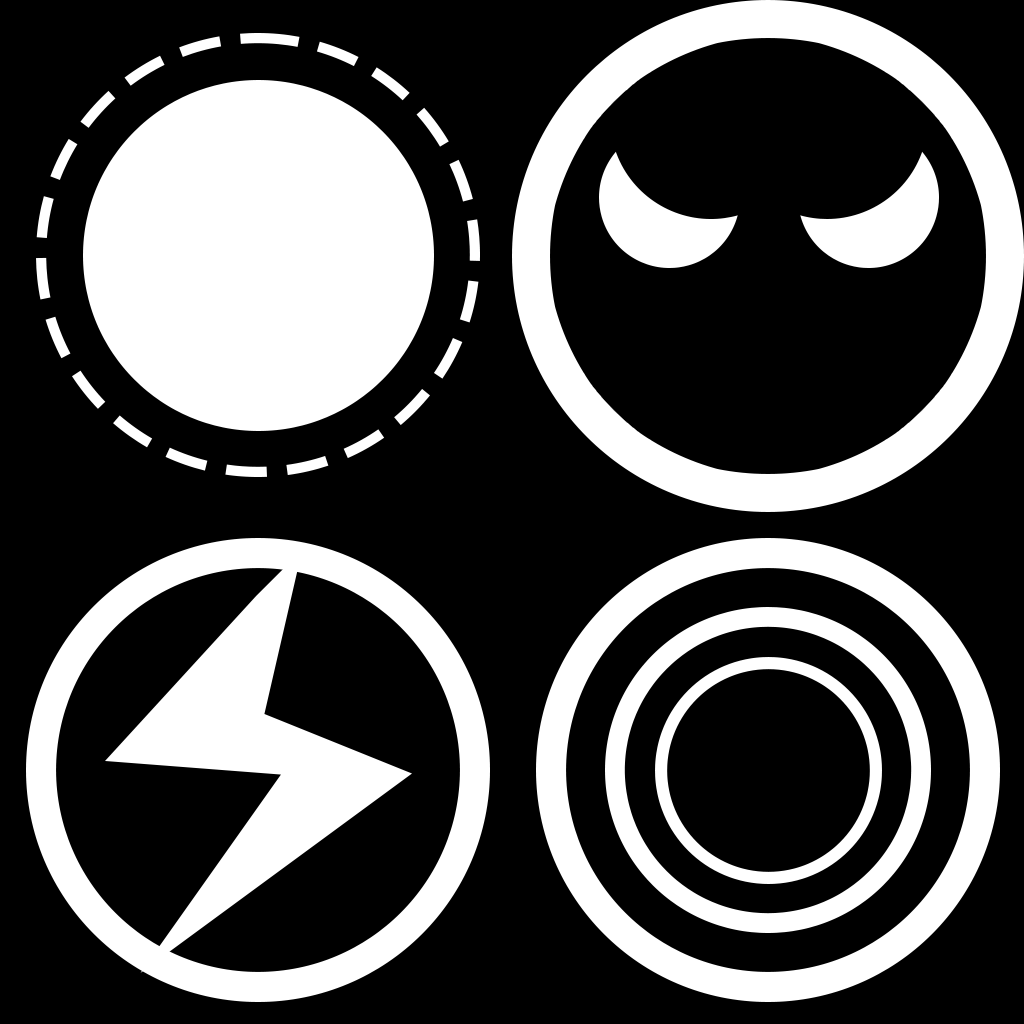
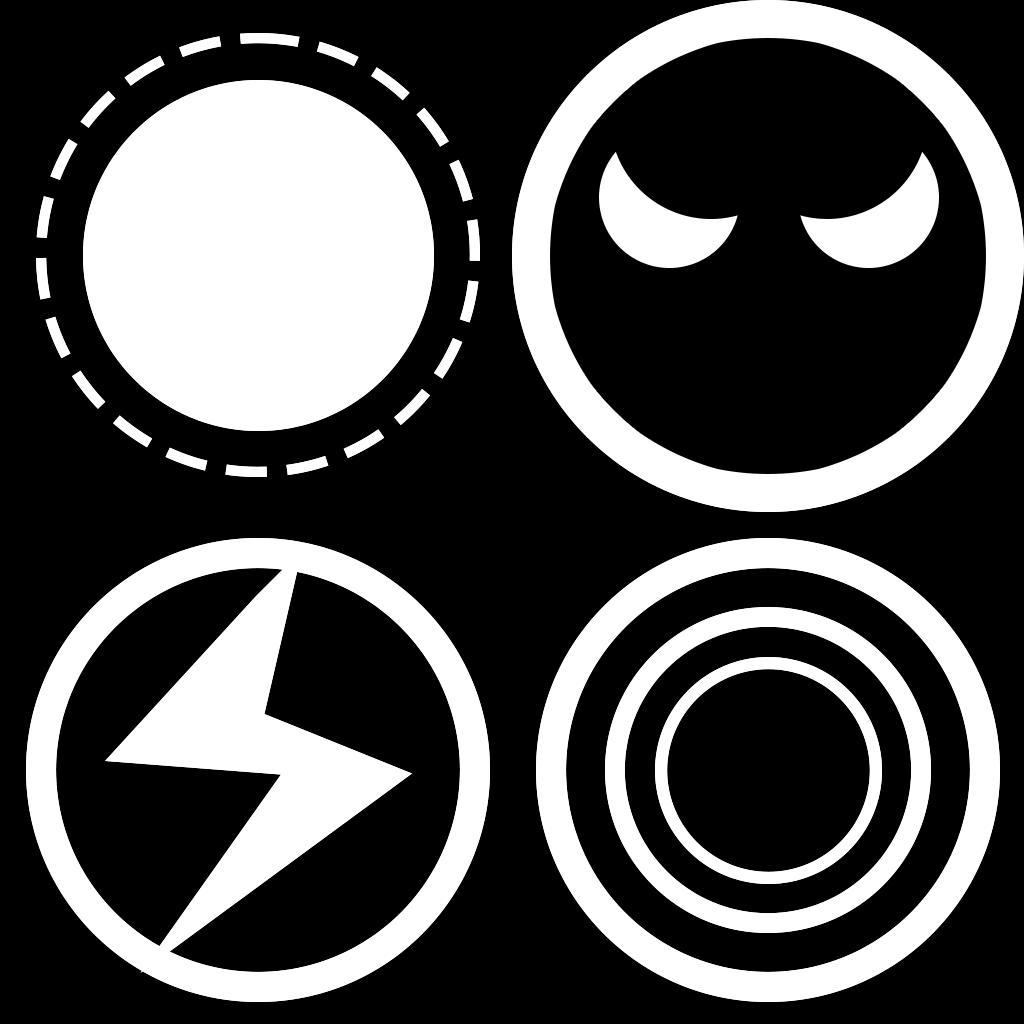
The second 1024x1024 image is a revision of the first. Changes to its layers:
added layer "All" above "Group 1" over bbox(26, 0, 1024, 1002)
